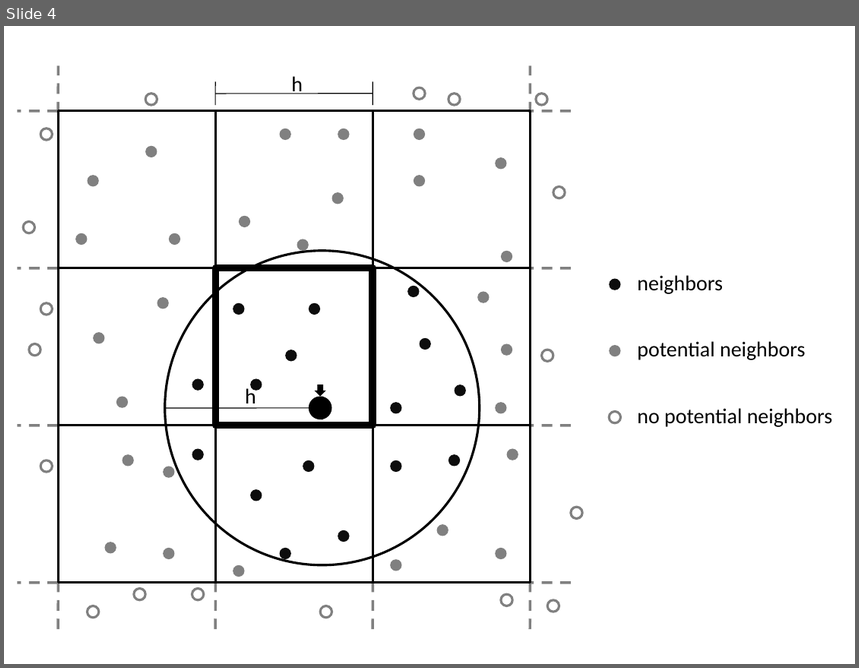
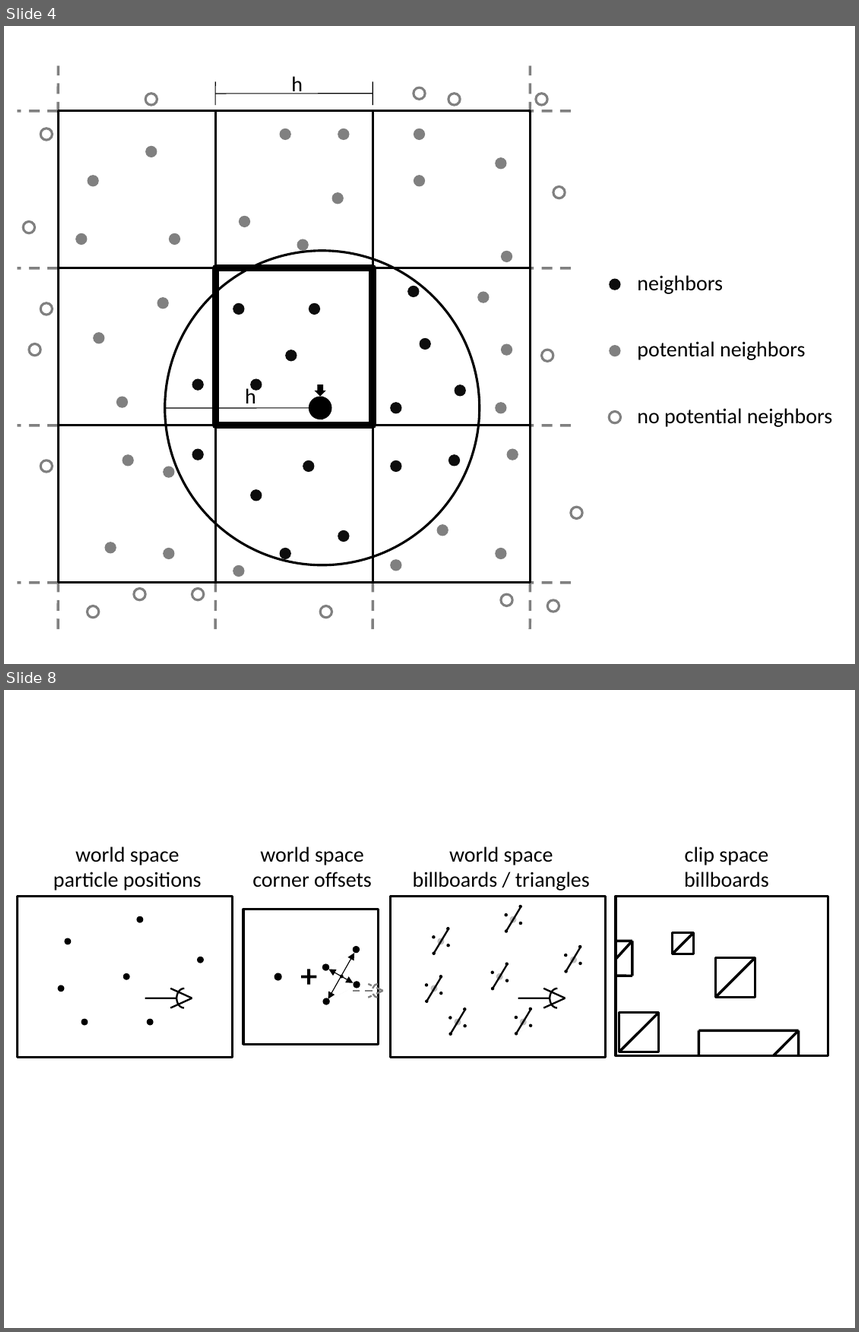
Before and after one commit to pflaumental/fluid-particles, a slide deck: thesis/drawings.pptx. Shown one above the other, each under a label of ours: slide 4 before the commit, slides 4 and 8 after it; the slides between them are not shown. The pictures are 859x668 and 859x1332 pixels, drawn with LibreOffice and Linux fonts; fonts in the diff are those of the drawing. Boxes give left, top, right and bottom in pixels: in the first picture for what was removed or moved away, otherwise in the second. Text is boxed around its words. In the diff, an @@ line names an element or a change of style, - is before the commit and + after.

```diff
--- a/thesis/drawings.pptx
+++ b/thesis/drawings.pptx
@@ slide 8 added at bbox=[4, 690, 855, 1328], background #FFFFFF @@
@@ text added at bbox=[53, 847, 202, 891], 18 pt, text #000000 @@
+world space
+particle positions
@@ text added at bbox=[253, 847, 372, 888], 18 pt, text #000000 @@
+world space
+corner offsets
@@ text added at bbox=[413, 847, 590, 891], 18 pt, text #000000 @@
+world space
+billboards / triangles
@@ text added at bbox=[684, 847, 769, 888], 18 pt, text #000000 @@
+clip space
+billboards
@@ group added at bbox=[616, 896, 829, 1056]: 11 lines, 4 rectangles @@
@@ group added at bbox=[243, 910, 382, 1045]: 6 ellipses, 3 lines, 2 rectangles, 2 double arrows, 1 arc (boxed as its full ellipse), 1 plus @@
@@ group added at bbox=[390, 896, 606, 1057]: 35 ellipses, 10 lines, 8 rectangles, 1 arc (boxed as its full ellipse) @@
@@ group added at bbox=[18, 896, 233, 1057]: 7 ellipses, 3 lines, 1 rectangle, 1 arc (boxed as its full ellipse) @@
```
Also in this commit, not shown: 3 other slides added, 1 other file.
